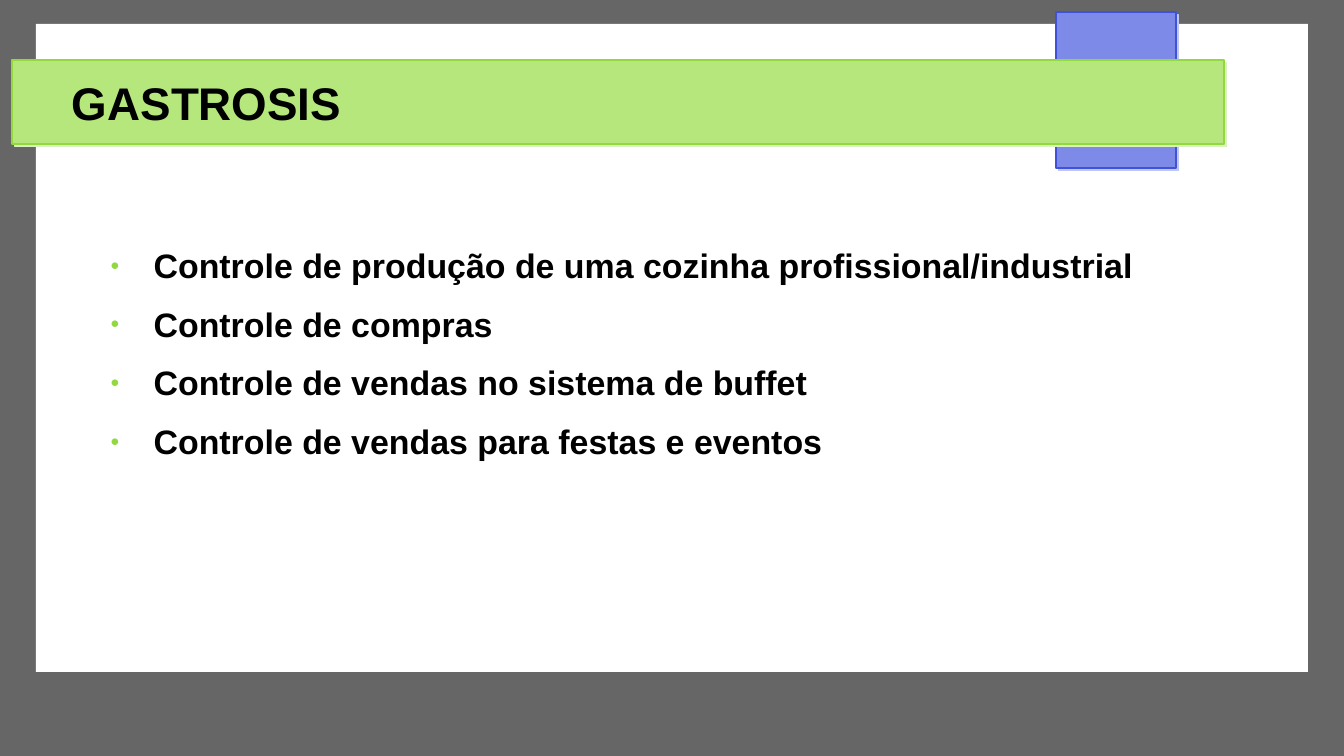
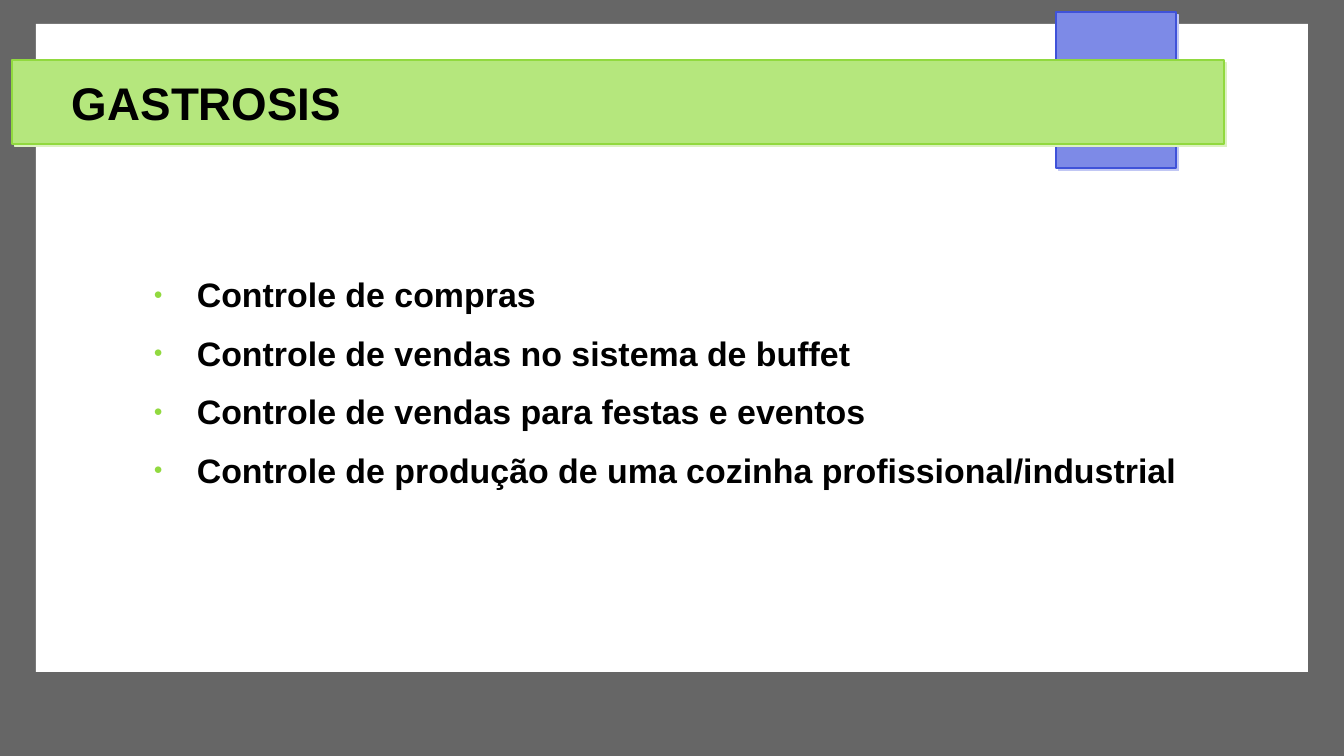
Before and after one commit to JanineAssmann/JLMGastroSIS, a slide deck: slide 1 of VídeosApresentacao/Apresentacao_GastroSIS.odp. Drawn at 1344x756 pixels with LibreOffice and Linux fonts; fonts in the diff are those of the drawing. Boxes give left, top, right and bottom in pixels: in the first picture for what was removed or moved away, otherwise in the second. Text is boxed around its words. In the diff, an @@ line names an element or a change of style, - is before the commit and + after.

```diff
--- a/VídeosApresentacao/Apresentacao_GastroSIS.odp
+++ b/VídeosApresentacao/Apresentacao_GastroSIS.odp
@@ text at [154,253,1133,285]: paragraph removed @@
-● Controle de produção de uma cozinha profissional/industrial
@@ text "Controle de compras": place and size @@
-text "Controle de compras" at [154,253,1133,461]
+text "Controle de compras" at [197,282,1176,489]
@@ text at [197,458,1176,489]: paragraph added @@
+● Controle de produção de uma cozinha profissional/industrial
```
Also in this commit, not shown: 1 slide added, 6 other files.
